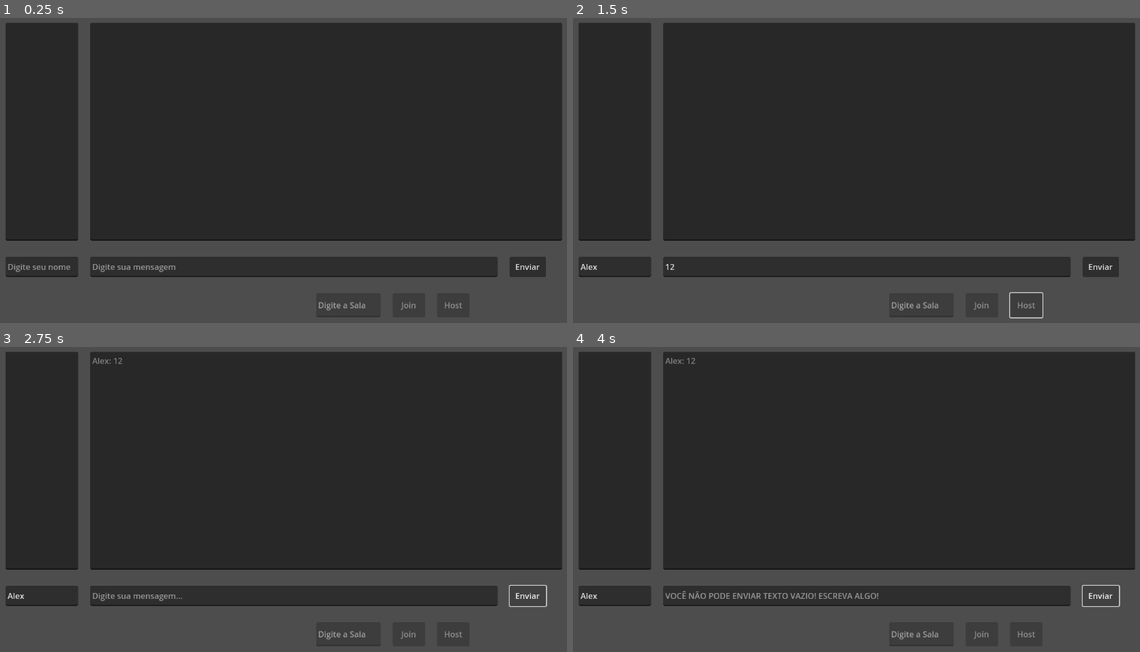
Above: before the commit, frames 1-4 (two rows, left to right).
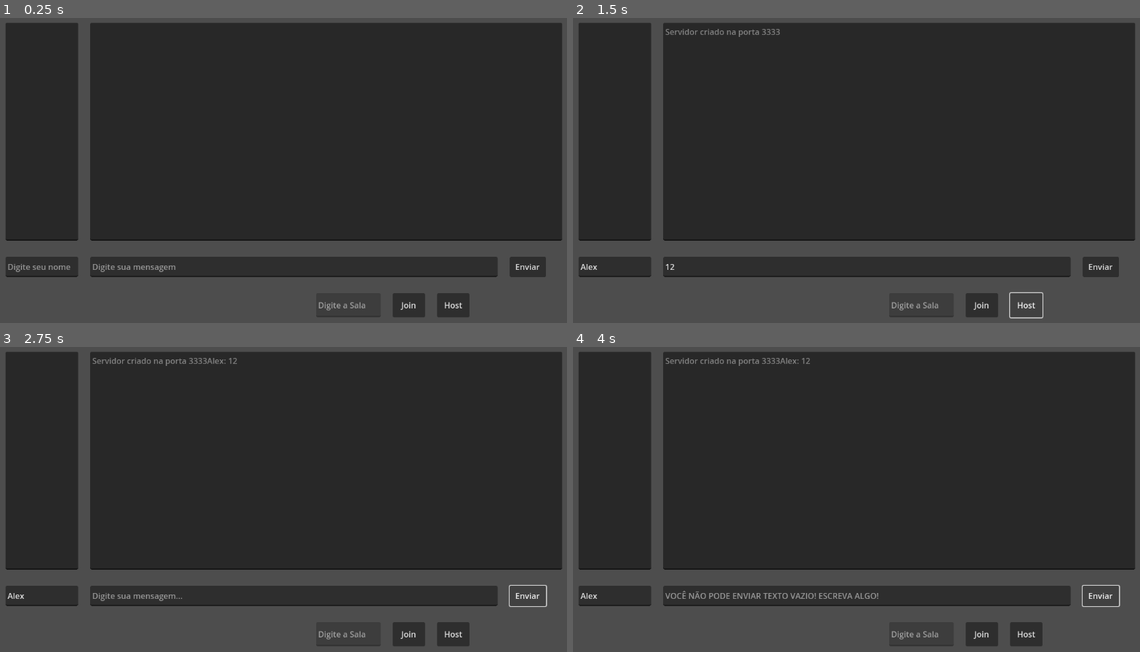
Above: after the commit, the same moments.

Repository: TarikPonciano/chat-multiplayer-tarde
Game: Godot game, scene res://chat_ui.tscn
The game is run twice, just before and just after one commit, with the same random seed, the same clock (stepped at 60 frames per second) and the same inputs.
Inputs (mouse positions are in pixels of both pictures, inside the frame that each line leads up to):
- Up to frame 1 (0.25 s): no input
- Up to frame 2 (1.5 s): click (612, 268) at 0.52 s; type "Alex" at 0.6 s; click (867, 268) at 0.75 s; type "12" at 0.83 s; click (1026, 304) at 1.25 s, where only the run after the commit has a clickable "Host"
- Up to frame 3 (2.75 s): click "Enviar" at 2 s
- Up to frame 4 (4 s): click "Enviar" at 2.75 s; click "Enviar" at 3.5 s

The runs differ from the first frame. In frame 1, less than 0.1% of the frame differs, in the area x 70-82%, y 93-96%; in frame 2, 0.2%; in frame 3, 0.3%, in the area x 16-82%, y 3-96%; in frame 4, 0.3%.

Commit message:
Criado Servidor

Diff:
--- a/chat_ui.gd
+++ b/chat_ui.gd
@@ -1,5 +1,6 @@
 extends Control
 
+const PORT = 3333
 
 func _on_botao_enviar_pressed() -> void:
 	var mensagem = $CampoMensagem.text
@@ -14,3 +15,10 @@
 		$CampoMensagem.placeholder_text = "Digite sua mensagem..."
 	else:
 		$CampoMensagem.placeholder_text = "VOCÊ NÃO PODE ENVIAR TEXTO VAZIO! ESCREVA ALGO!"
+
+
+func _on_botao_host_pressed() -> void:
+	var peer = ENetMultiplayerPeer.new()
+	peer.create_server(PORT)
+	multiplayer.multiplayer_peer = peer
+	$CaixaMensagens.text += "Servidor criado na porta "+str(PORT)
--- a/chat_ui.tscn
+++ b/chat_ui.tscn
@@ -59,7 +59,6 @@
 offset_top = 560.0
 offset_right = 856.0
 offset_bottom = 608.0
-disabled = true
 text = "Join"
 
 [node name="BotaoHost" type="Button" parent="."]
@@ -68,7 +67,6 @@
 offset_top = 560.0
 offset_right = 944.0
 offset_bottom = 608.0
-disabled = true
 text = "Host"
 
 [node name="BotaoEnviar" type="Button" parent="."]
@@ -79,4 +77,5 @@
 offset_bottom = 528.0
 text = "Enviar"
 
+[connection signal="pressed" from="BotaoHost" to="." method="_on_botao_host_pressed"]
 [connection signal="pressed" from="BotaoEnviar" to="." method="_on_botao_enviar_pressed"]
